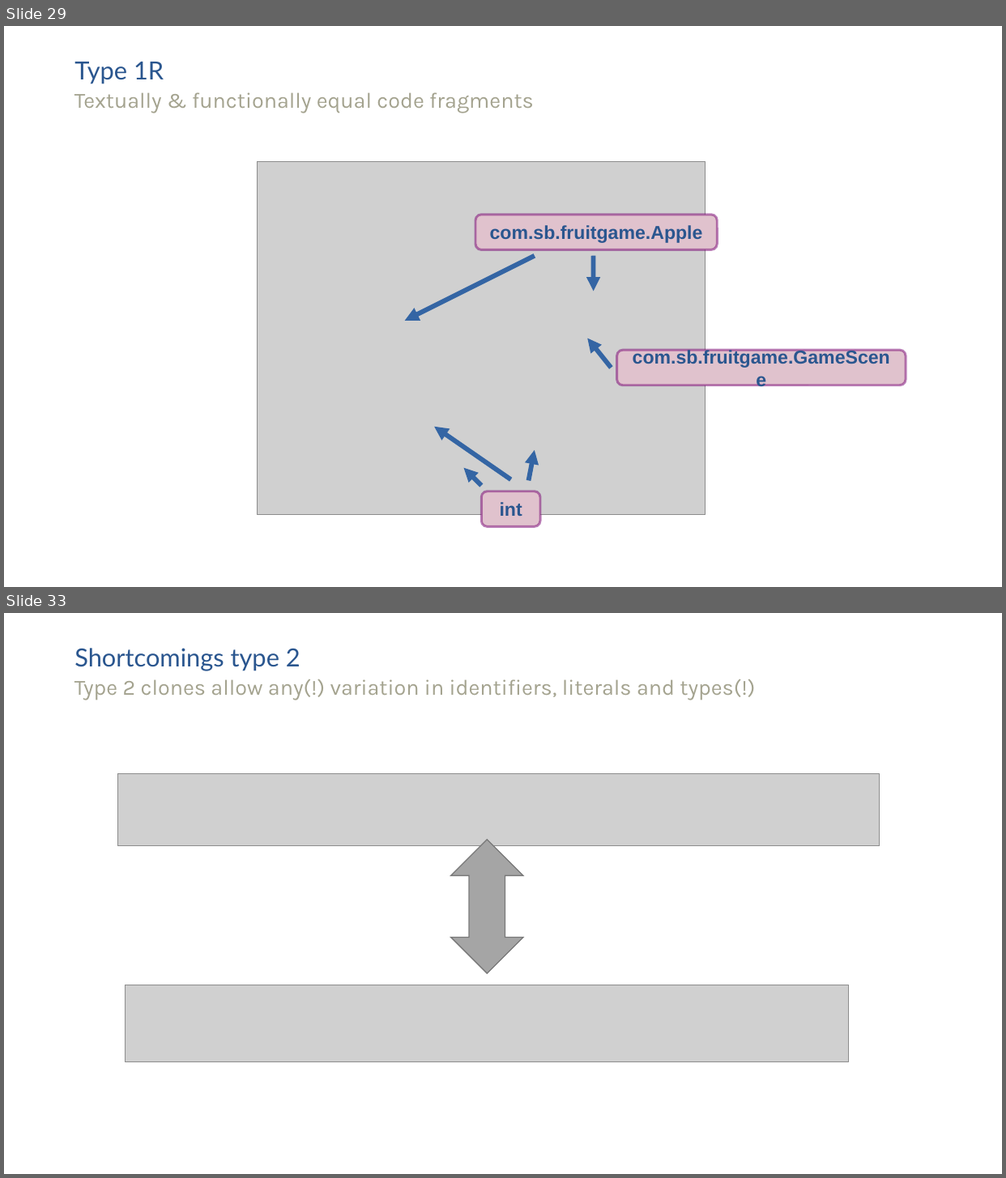
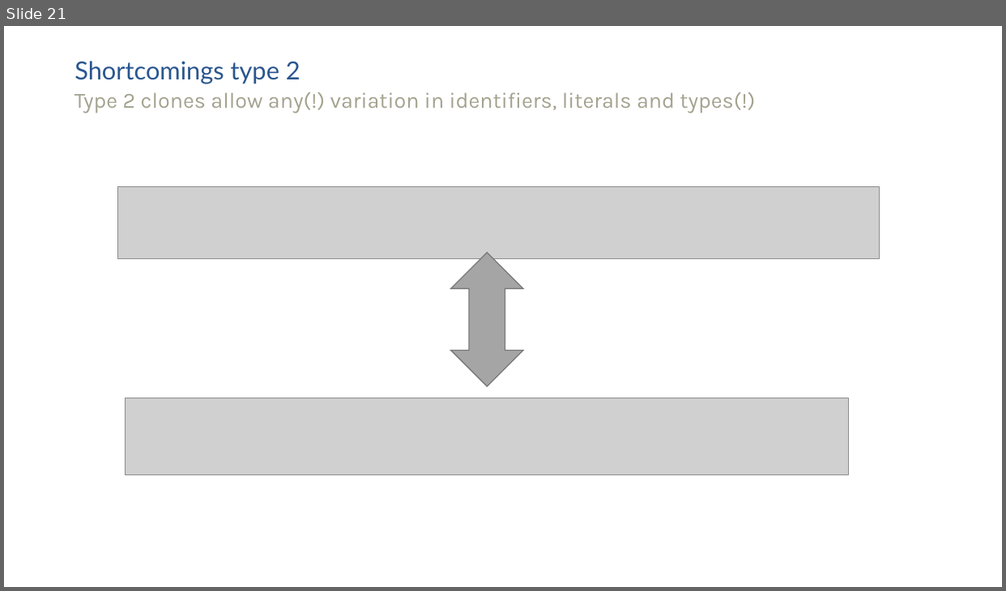
Before and after one commit to SimonBaars/Master-Thesis-Simon-Baars, a slide deck: presentations/FinalPresentation.odp. Shown one above the other, each under a label of ours: slides 29 and 33 before the commit, slide 21 after it; the slides between them are not shown. The pictures are 1006x1178 and 1006x591 pixels, drawn with LibreOffice and Linux fonts; fonts in the diff are those of the drawing; grey boxes stand for pictures. Boxes give left, top, right and bottom in pixels: in the first picture for what was removed or moved away, otherwise in the second. Text is boxed around its words. In the diff, an @@ line names an element or a change of style, - is before the commit and + after.

```diff
--- a/presentations/FinalPresentation.odp
+++ b/presentations/FinalPresentation.odp
@@ slide 29 removed at bbox=[4, 26, 1002, 587], background #FFFFFF @@
@@ free removed at bbox=[74, 56, 923, 88] @@
-Type 1R
@@ free removed at bbox=[74, 88, 923, 120] @@
-Textually & functionally equal code fragments
@@ picture removed at bbox=[258, 161, 705, 515] @@
@@ rounded rectangle removed at bbox=[475, 215, 718, 250] @@
-com.sb.fruitgame.Apple
@@ arrow removed from (535, 256) to (404, 321) @@
@@ arrow removed from (593, 256) to (593, 291) @@
@@ arrow removed from (612, 368) to (588, 338) @@
@@ rounded rectangle removed at bbox=[617, 350, 906, 386] @@
-com.sb.fruitgame.GameScene
@@ arrow removed from (511, 480) to (434, 426) @@
@@ arrow removed from (529, 481) to (535, 450) @@
@@ arrow removed from (482, 485) to (463, 468) @@
@@ rounded rectangle removed at bbox=[482, 492, 541, 527] @@
-int
@@ what was slide 33 is now slide 21 @@
```
Also in this commit, not shown: 4 slides changed, 2 slides added, 28 other slides removed, 1 other file.
